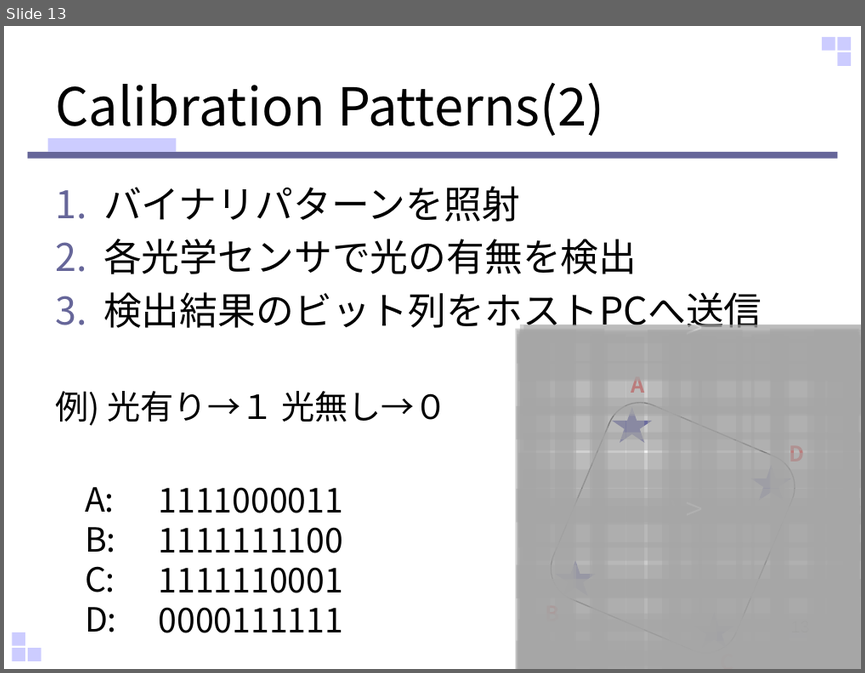
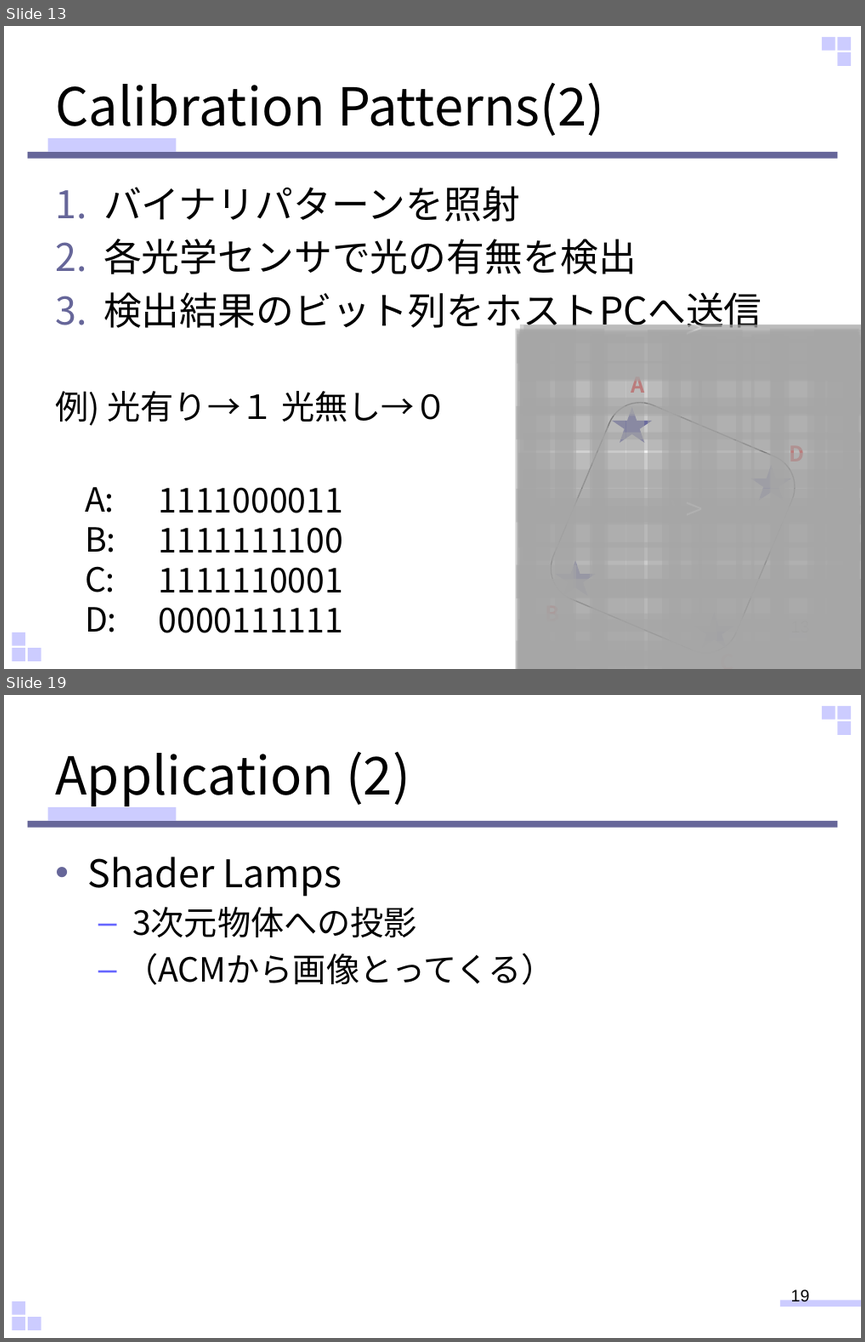
Before and after one commit to sho-hama/Human_Interface, a slide deck: HI_hamana.pptx. Shown one above the other, each under a label of ours: slide 13 before the commit, slides 13 and 19 after it; the slides between them are not shown. The pictures are 865x673 and 865x1342 pixels, drawn with LibreOffice and Linux fonts; fonts in the diff are those of the drawing. Boxes give left, top, right and bottom in pixels: in the first picture for what was removed or moved away, otherwise in the second. Text is boxed around its words. In the diff, an @@ line names an element or a change of style, - is before the commit and + after.

```diff
--- a/HI_hamana.pptx
+++ b/HI_hamana.pptx
@@ slide 19 added at (x1=4, y1=695, x2=861, y2=1338), background #FFFFFF; not listed: 9 template elements that a slide beside it also shows @@
@@ title added at (x1=55, y1=752, x2=410, y2=808), 44 pt, text #000000 @@
+Application (2)
@@ text added at (x1=87, y1=857, x2=555, y2=985), 28 pt, text #000000 @@
+• Shader Lamps
+  – 3次元物体への投影
+  – （ACMから画像とってくる）
@@ page number added at (x1=791, y1=1287, x2=810, y2=1302), 14 pt, text #000000 @@
+19
```
Also in this commit, not shown: 3 slides changed, 7 other slides added.
